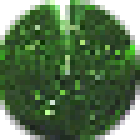
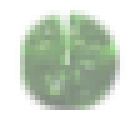
Two versions of the same layered image (140px x 140px). Layer-by-layer changes:
added layer "Transformation-Kopie #2" (61%) above "Transformation" over [15, 5, 125, 110]
hid "TFEneFie_SM.png-Kopie", opacity 100% → 95%, blend normal → hard mix over [0, 0, 140, 140]
